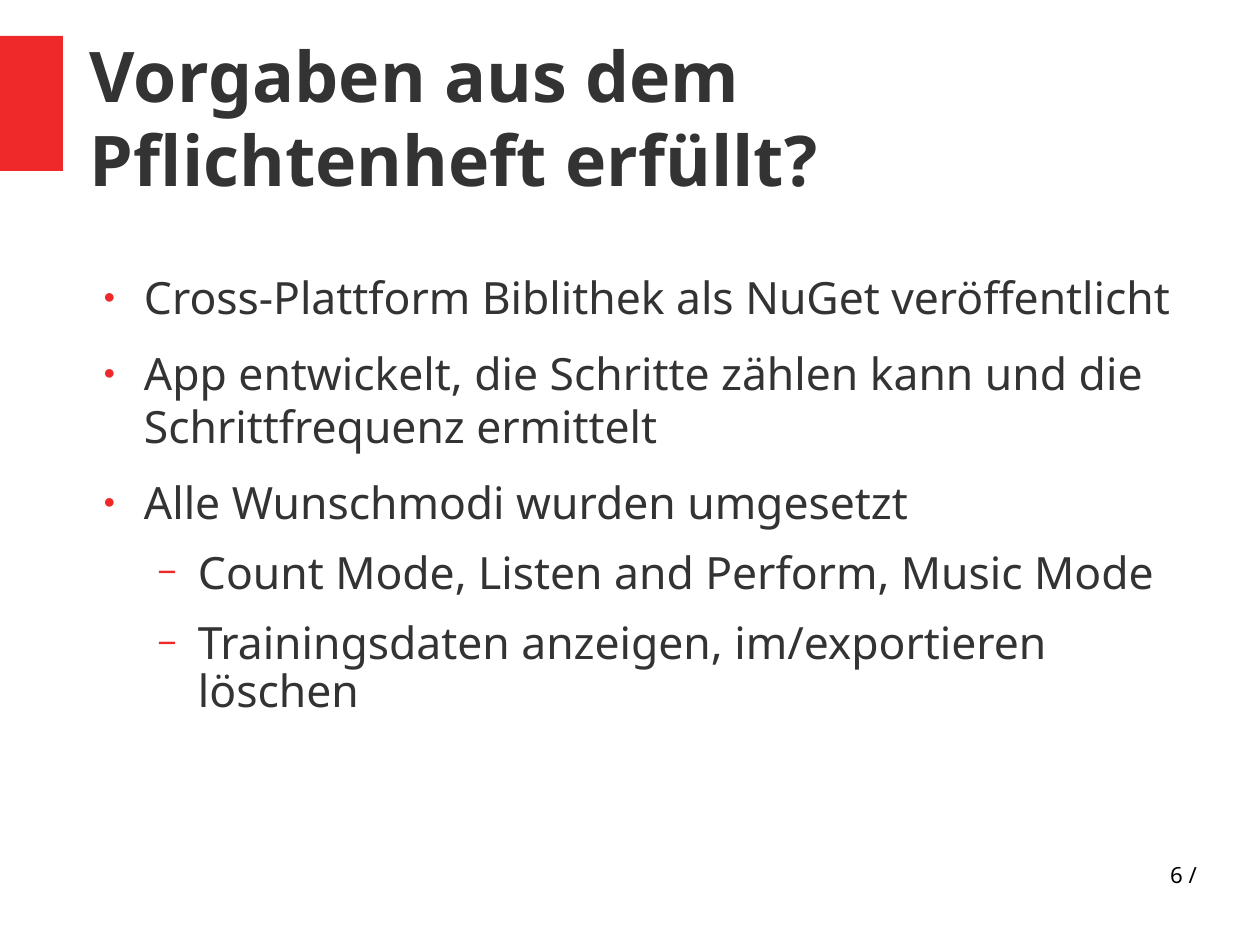
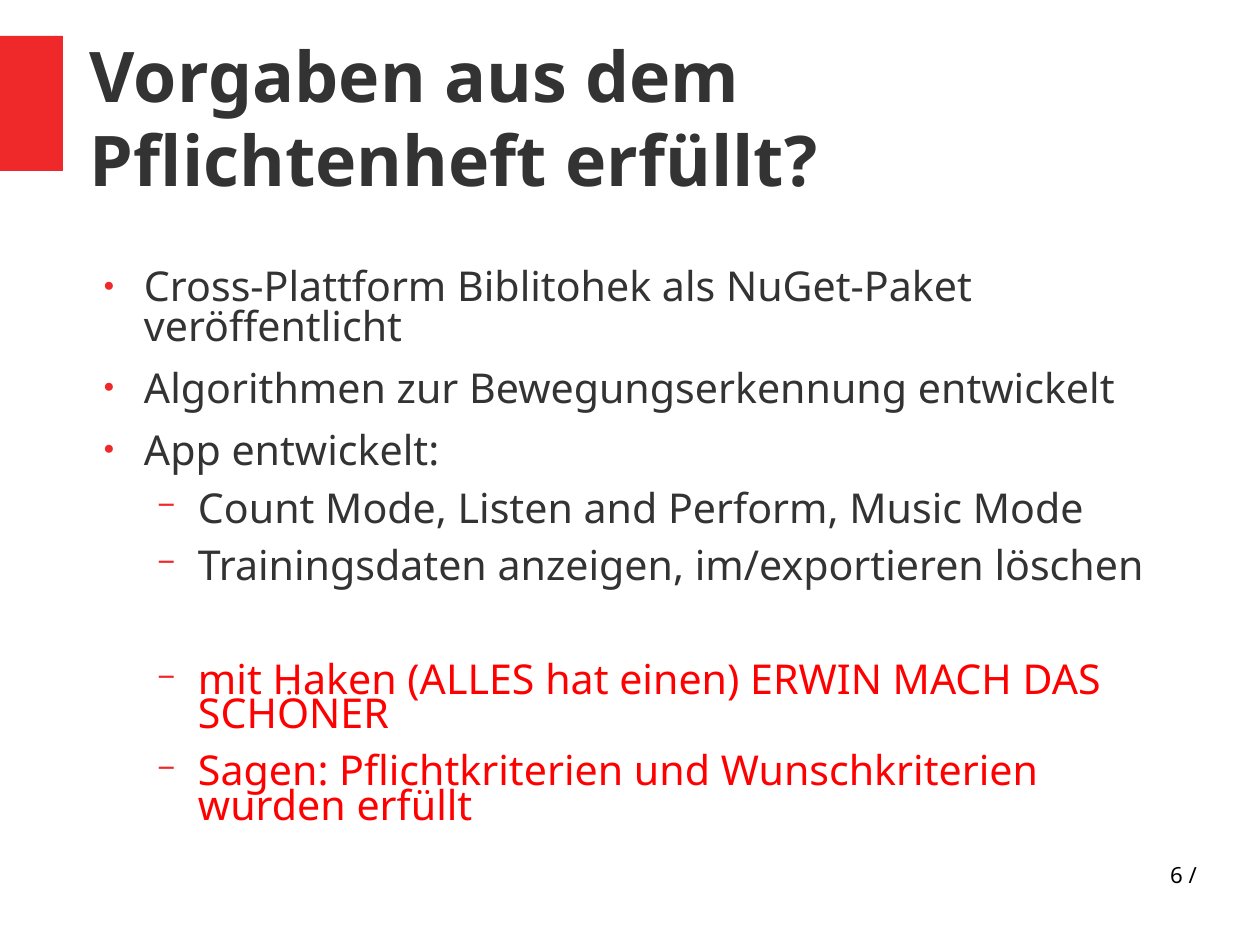
Before and after one commit to vlle1/dokumente-earablesKIT, a slide deck: slide 6 of Abschlusspräsi/Abschlusspräsi.odp. Drawn at 1260x945 pixels with LibreOffice and Linux fonts; fonts in the diff are those of the drawing. Boxes give left, top, right and bottom in pixels: in the first picture for what was removed or moved away, otherwise in the second. Text is boxed around its words. In the diff, an @@ line names an element or a change of style, - is before the commit and + after.

```diff
--- a/Abschlusspräsi/Abschlusspräsi.odp
+++ b/Abschlusspräsi/Abschlusspräsi.odp
@@ text at (144,269,1115,475): text changed; size 28 to 25.9 pt @@
-● Cross-Plattform Biblithek als NuGet veröffentlicht
-● App entwickelt, die Schritte zählen kann und die Schrittfrequenz ermittelt
-● Alle Wunschmodi wurden umgesetzt
+● Cross-Plattform Biblitohek als NuGet-Paket veröffentlicht
+● Algorithmen zur Bewegungserkennung entwickelt
+● App entwickelt:
@@ text at (198,491,1144,590): size 28 to 25.9 pt in "Count Mode, Listen and Perform, Music Mode", "Trainingsdaten anzeigen, im/exportieren löschen"; line spacing 0.9 to 0.7 @@
@@ text at (198,662,1101,821): paragraphs added @@
+  − mit Haken (ALLES hat einen) ERWIN MACH DAS SCHÖNER
+  − Sagen: Pflichtkriterien und Wunschkriterien wurden erfüllt
```
Also in this commit, not shown: 5 other slides changed, 1 slide added, 1 slide removed.
